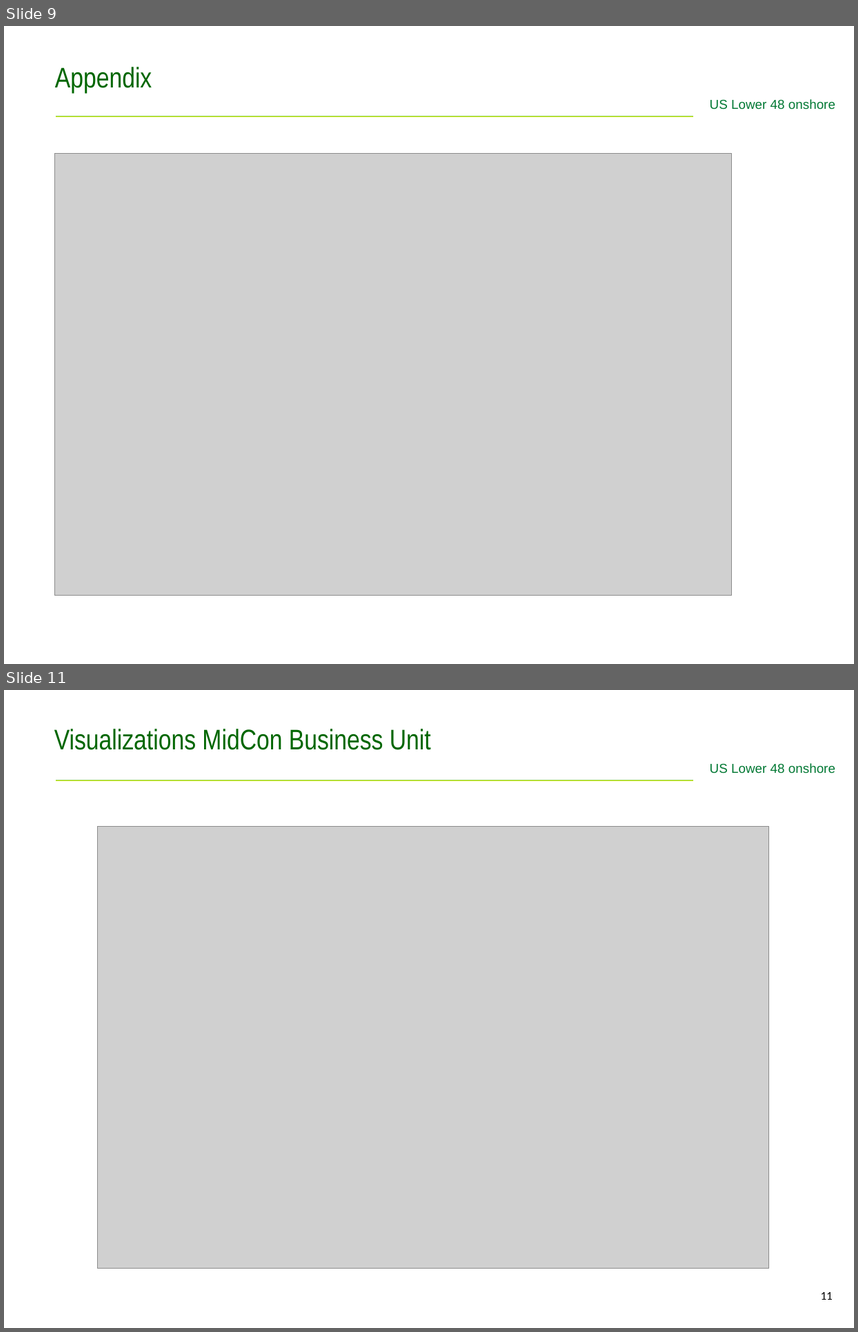
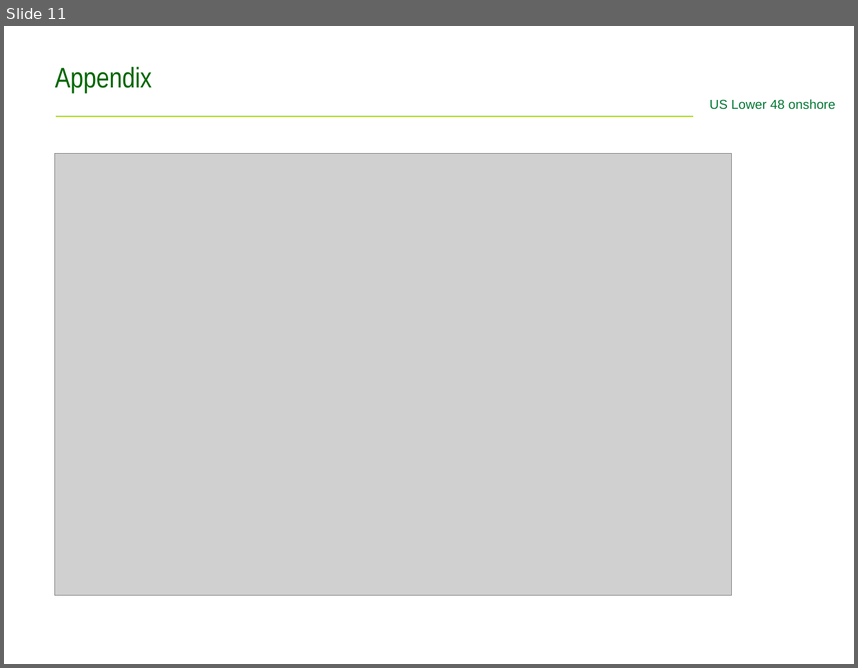
Before and after one commit to treujc/Capstone, a slide deck: Presentation/CapstonePresentation.odp. Shown one above the other, each under a label of ours: slides 9 and 11 before the commit, slide 11 after it; the slides between them are not shown. The pictures are 858x1332 and 858x668 pixels, drawn with LibreOffice and Linux fonts; fonts in the diff are those of the drawing; grey boxes stand for pictures; background and template pictures are left out. Boxes give left, top, right and bottom in pixels: in the first picture for what was removed or moved away, otherwise in the second. Text is boxed around its words. In the diff, an @@ line names an element or a change of style, - is before the commit and + after.

```diff
--- a/Presentation/CapstonePresentation.odp
+++ b/Presentation/CapstonePresentation.odp
@@ slide 11 removed at bbox=[4, 690, 854, 1328], background #FFFFFF; not listed: 2 template elements that a slide beside it also shows @@
@@ title removed at bbox=[54, 729, 431, 750] @@
-Visualizations MidCon Business Unit
@@ picture removed at bbox=[98, 826, 769, 1268] @@
@@ page number removed at bbox=[821, 1292, 833, 1299] @@
-11
@@ what was slide 9 is now slide 11 @@
```
Also in this commit, not shown: 2 slides changed, 13 slides added, 7 other slides removed, 24 other files.
